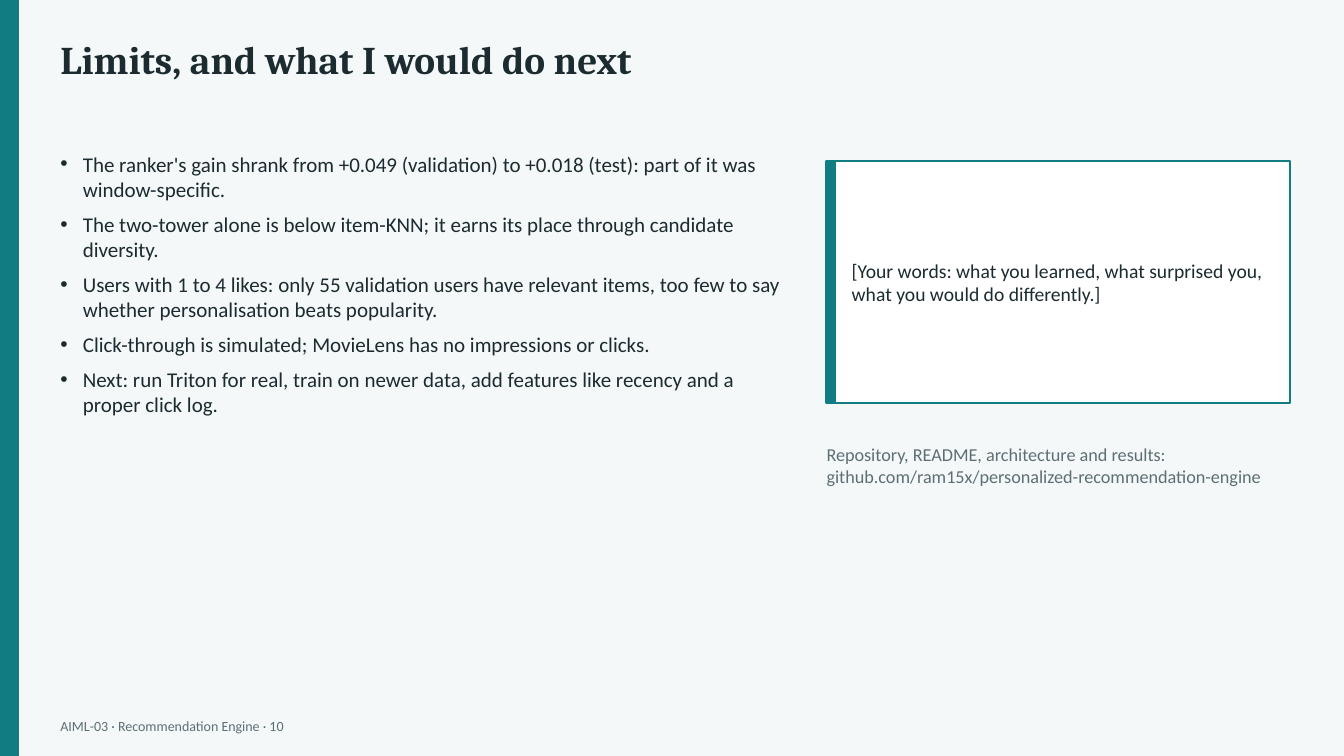
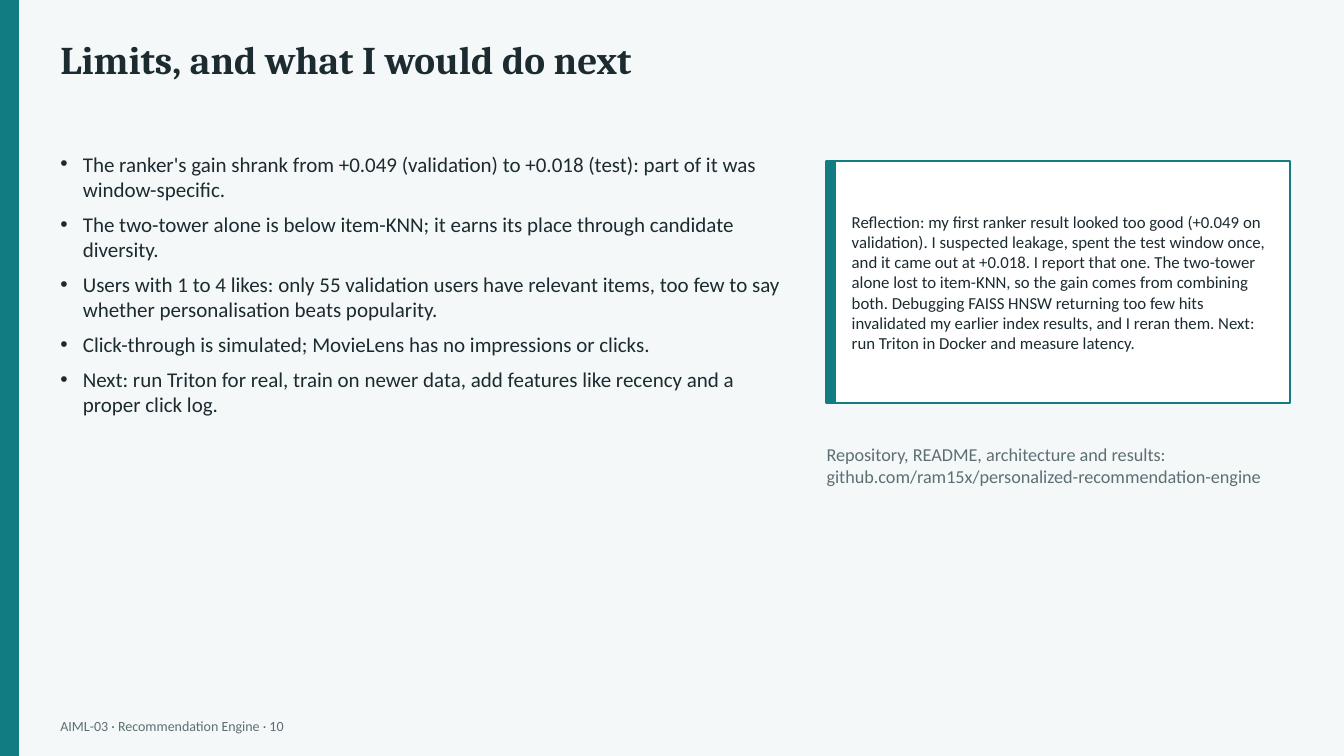
Before and after one commit to ram15x/nexvia-aiml-internship, a slide deck: slide 10 of AIML-03/deliverables/AIML03_Recommendation_Engine.pptx. Drawn at 1344x756 pixels with LibreOffice and Linux fonts; fonts in the diff are those of the drawing. Boxes give left, top, right and bottom in pixels: in the first picture for what was removed or moved away, otherwise in the second. Text is boxed around its words. In the diff, an @@ line names an element or a change of style, - is before the commit and + after.

Commit message:
Fill reflection box on the last slide

```diff
--- a/AIML-03/deliverables/AIML03_Recommendation_Engine.pptx
+++ b/AIML-03/deliverables/AIML03_Recommendation_Engine.pptx
@@ text at box(852, 216, 1265, 352): text changed; size 14 to 12 pt @@
-[Your words: what you learned, what surprised you, what you would do differently.]
+Reflection: my first ranker result looked too good (+0.049 on validation). I suspected leakage, spent the test window once, and it came out at +0.018. I report that one. The two-tower alone lost to item-KNN, so the gain comes from combining both. Debugging FAISS HNSW returning too few hits invalidated my earlier index results, and I reran them. Next: run Triton in Docker and measure latency.
```
Also in this commit, not shown: 3 other slides changed.
